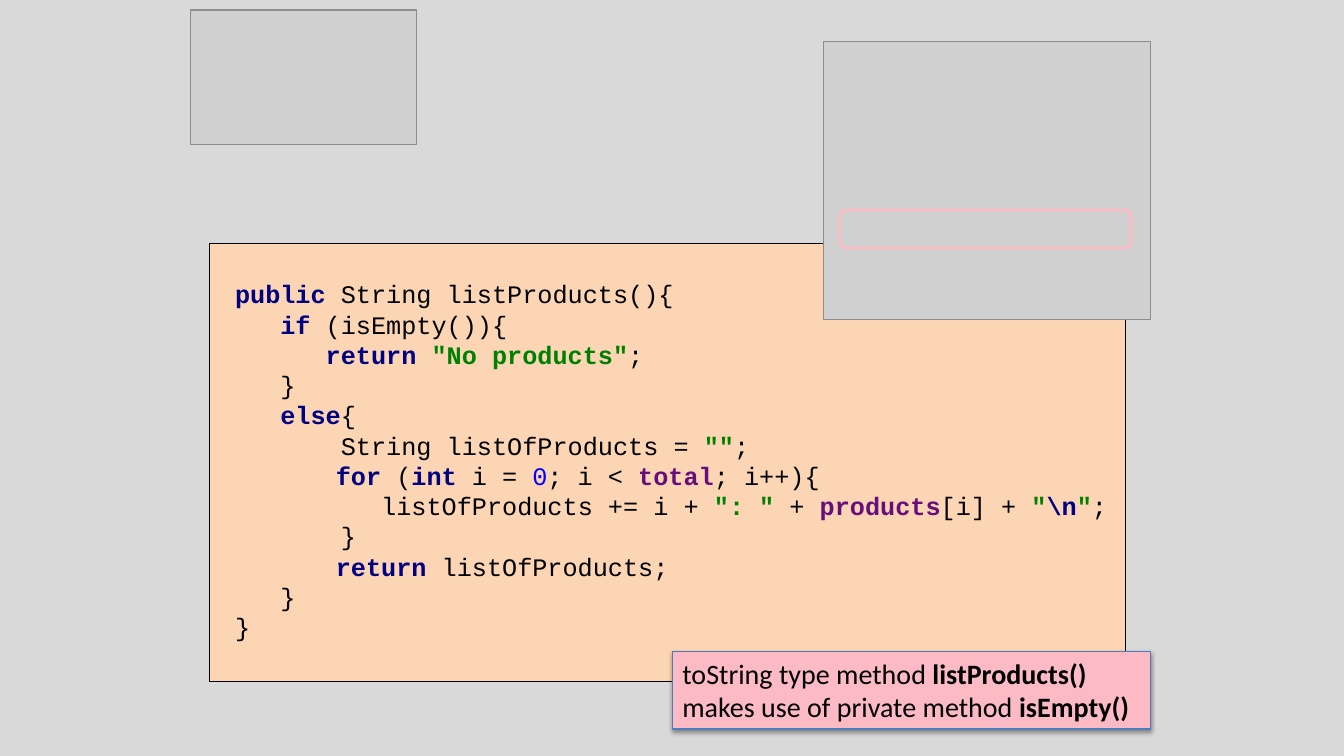
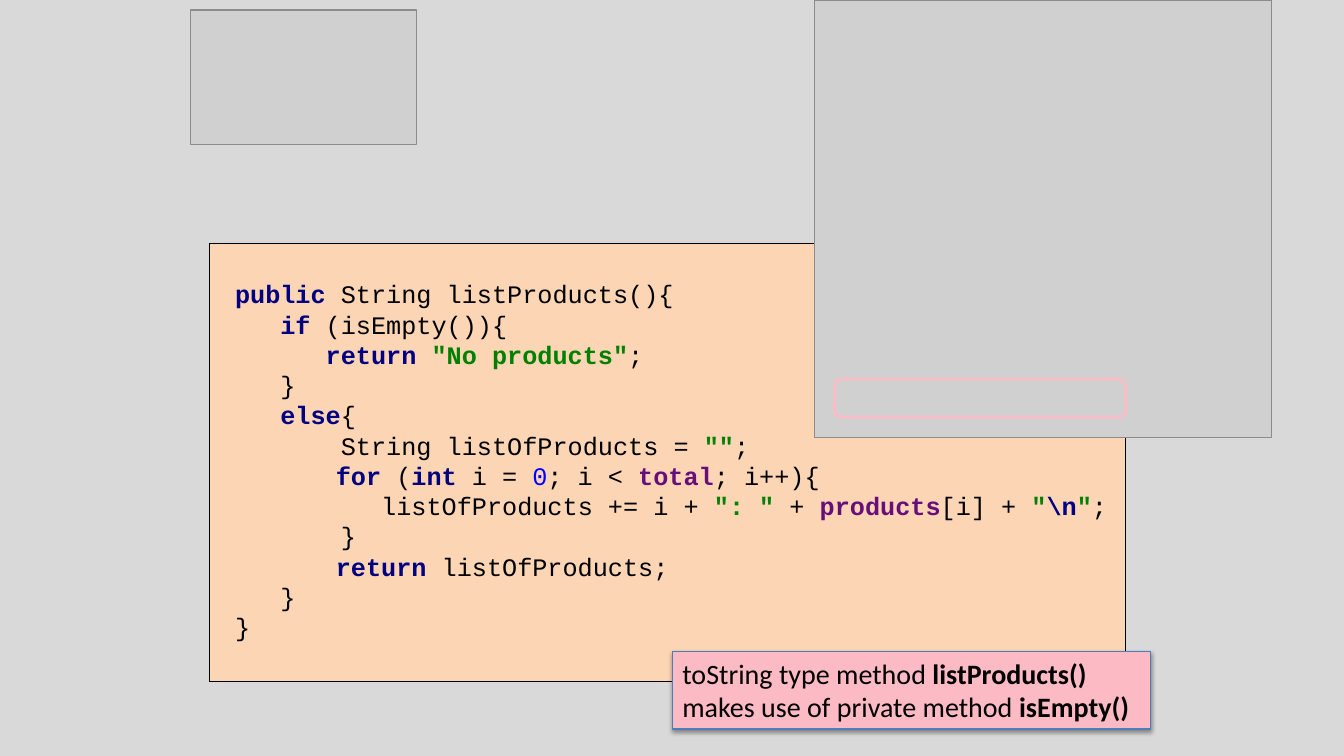
Before and after one commit to Programming-Fundamentals-SETU/prog-fund-1-sept-25, a slide deck: slide 11 of topic08-arrays-of-objects/unit-1/talk-3-array-product/c-array-product.pptx. Drawn at 1344x756 pixels with LibreOffice and Linux fonts; fonts in the diff are those of the drawing; grey boxes stand for pictures. Boxes give left, top, right and bottom in pixels: in the first picture for what was removed or moved away, otherwise in the second. Text is boxed around its words. In the diff, an @@ line names an element or a change of style, - is before the commit and + after.

```diff
--- a/topic08-arrays-of-objects/unit-1/talk-3-array-product/c-array-product.pptx
+++ b/topic08-arrays-of-objects/unit-1/talk-3-array-product/c-array-product.pptx
@@ picture added at bbox=[815, 0, 1271, 438] @@
@@ picture removed at bbox=[824, 42, 1151, 321] @@
@@ rounded rectangle: place and size @@
-rounded rectangle at bbox=[840, 210, 1131, 248]
+rounded rectangle at bbox=[835, 379, 1126, 417]
```
Also in this commit, not shown: 13 other slides changed, 25 other files.
